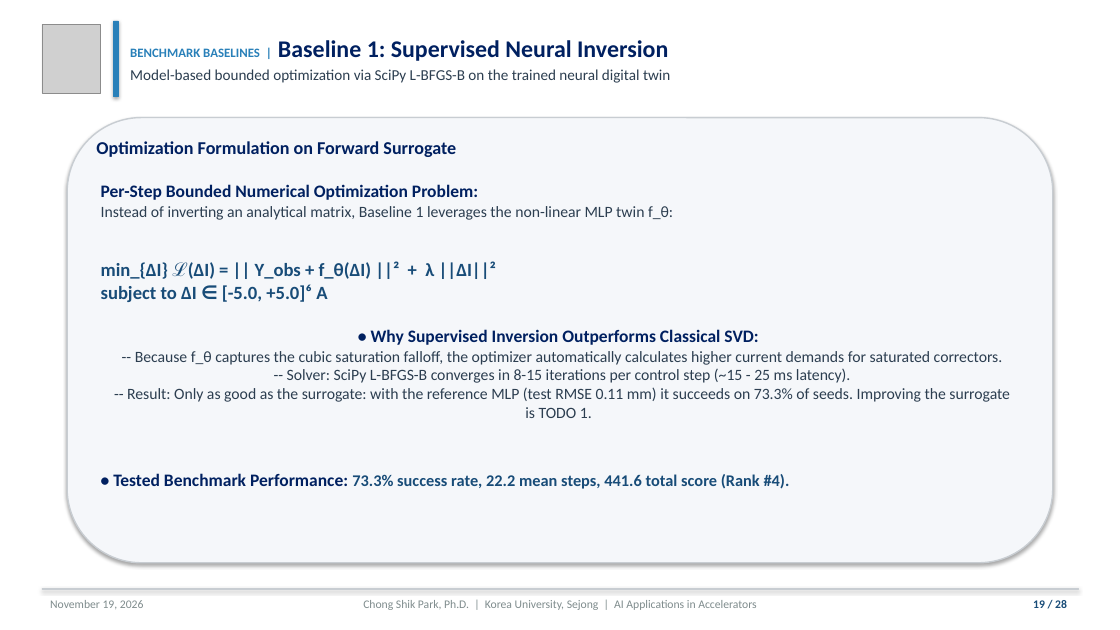
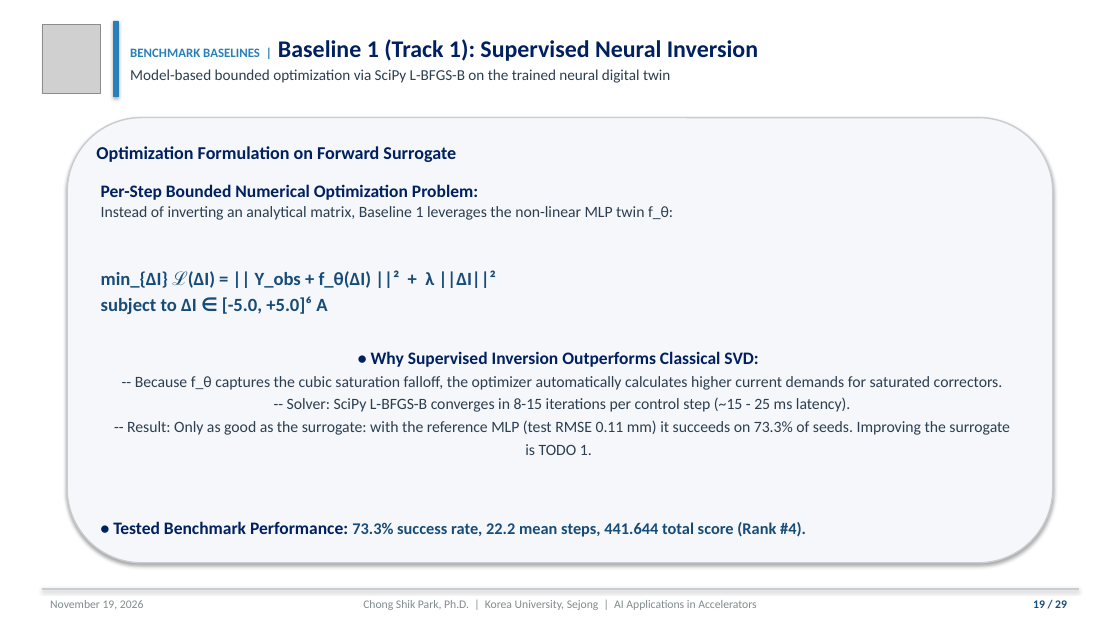
Before and after one commit to cspark7701/ai4acc-mini-hackathon, a slide deck: slide 19 of presentations/Lecture_1_AI_ML_Foundations_and_Control.pptx. Drawn at 1120x630 pixels with LibreOffice and Linux fonts; fonts in the diff are those of the drawing; grey boxes stand for pictures. Boxes give left, top, right and bottom in pixels: in the first picture for what was removed or moved away, otherwise in the second. Text is boxed around its words. In the diff, an @@ line names an element or a change of style, - is before the commit and + after.

```diff
--- a/presentations/Lecture_1_AI_ML_Foundations_and_Control.pptx
+++ b/presentations/Lecture_1_AI_ML_Foundations_and_Control.pptx
@@ text at [130, 39, 758, 61]: text changed @@
-BENCHMARK BASELINES | Baseline 1: Supervised Neural Inversion
+BENCHMARK BASELINES | Baseline 1 (Track 1): Supervised Neural Inversion
@@ text "Optimization Formulation on Forward Surrogate" at [96, 146, 456, 162]: line spacing 1 to 1.2 @@
@@ text at [101, 184, 1010, 455]: line spacing 1 to 1.2 @@
@@ text at [113, 521, 806, 537]: text changed @@
-• Tested Benchmark Performance: 73.3% success rate, 22.2 mean steps, 441.6 total score (Rank #4).
+• Tested Benchmark Performance: 73.3% success rate, 22.2 mean steps, 441.644 total score (Rank #4).
```
Also in this commit, not shown: 27 other slides changed, 1 slide added, 10 other files.
